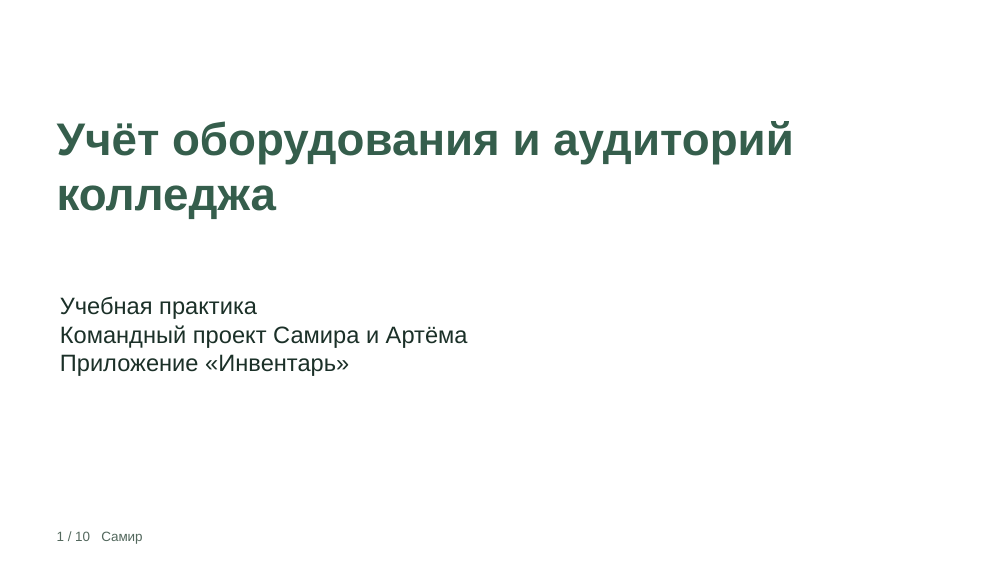
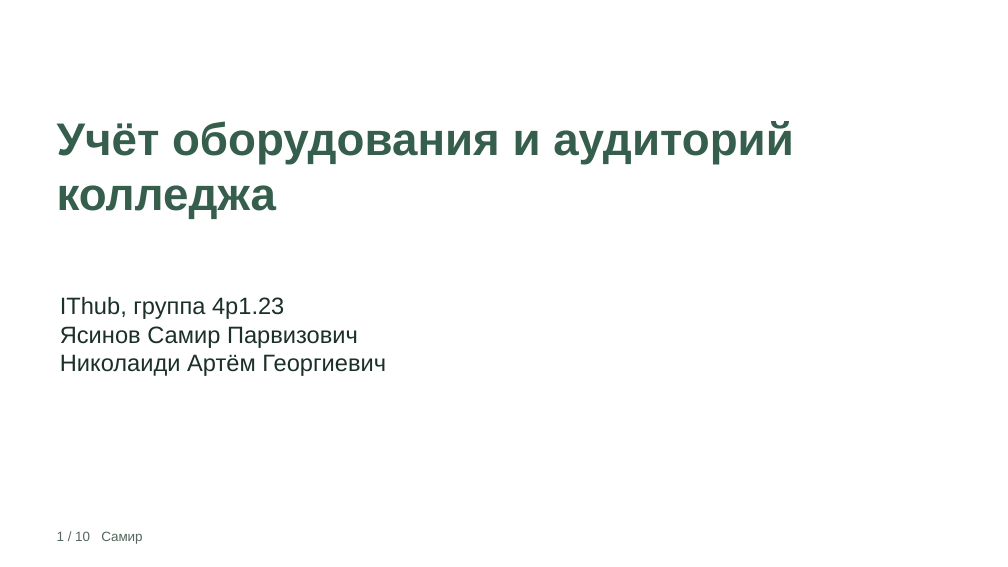
Before and after one commit to Samirrrrr123/college-inventory, a slide deck: slide 1 of docs/presentation.pptx. Drawn at 1008x567 pixels with LibreOffice and Linux fonts; fonts in the diff are those of the drawing. Boxes give left, top, right and bottom in pixels: in the first picture for what was removed or moved away, otherwise in the second. Text is boxed around its words. In the diff, an @@ line names an element or a change of style, - is before the commit and + after.

```diff
--- a/docs/presentation.pptx
+++ b/docs/presentation.pptx
@@ text at (x1=60, y1=297, x2=386, y2=376): text changed @@
-Учебная практика
-Командный проект Самира и Артёма
-Приложение «Инвентарь»
+IThub, группа 4p1.23
+Ясинов Самир Парвизович
+Николаиди Артём Георгиевич
```
Also in this commit, not shown: 7 other slides changed, 4 other files.
